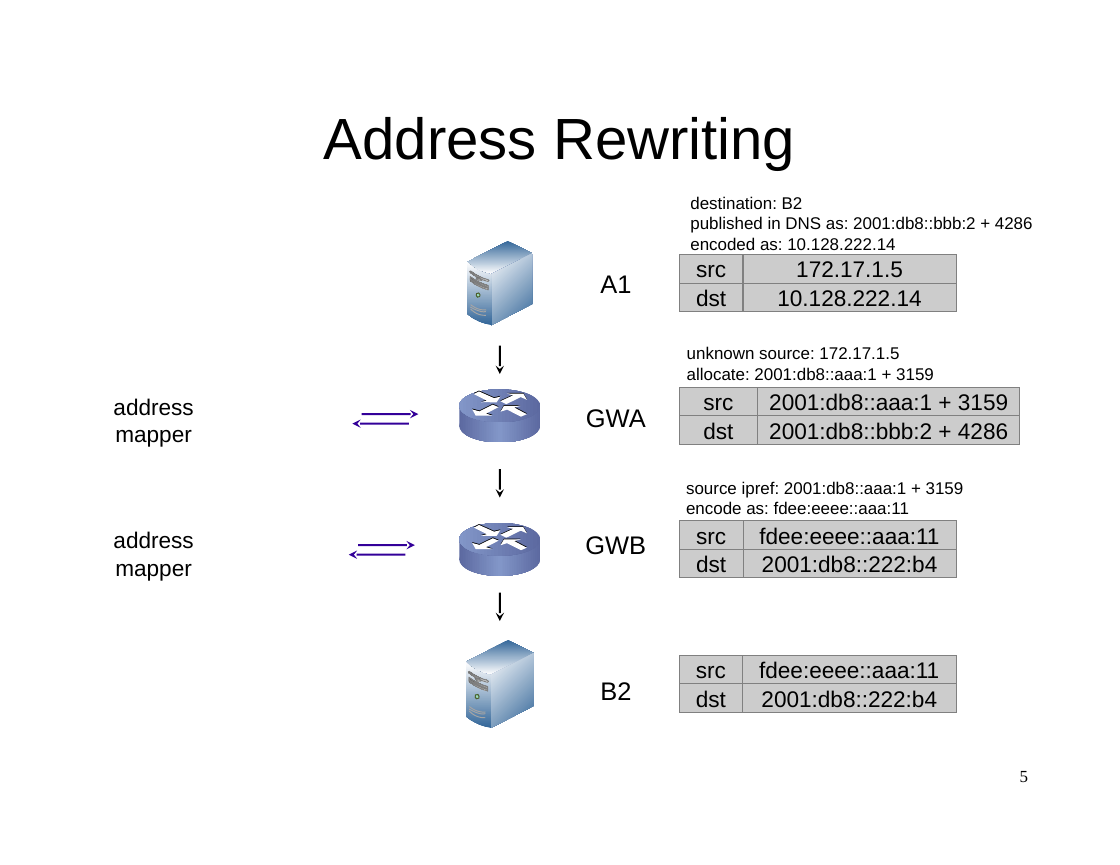
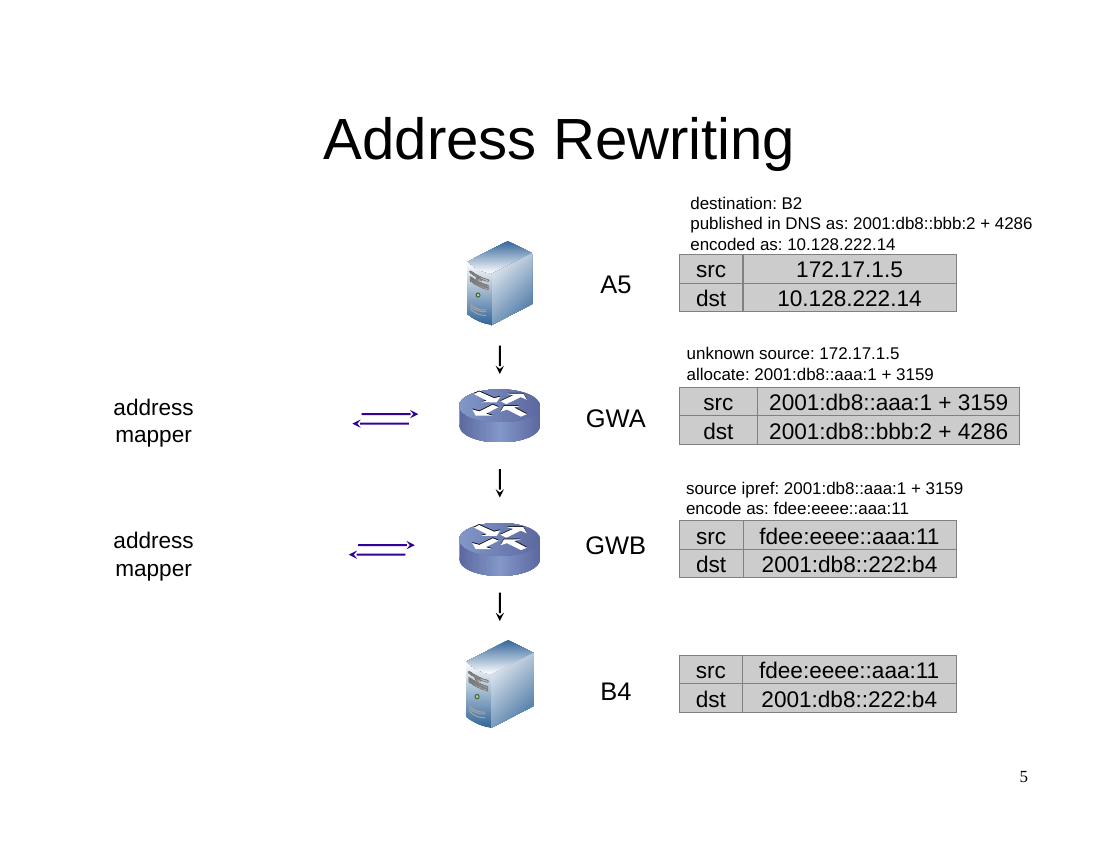
Before and after one commit to ipref/ietf, a slide deck: slide 5 of ipref.slides.ietf-116.yokohama.2023.odp. Drawn at 1120x865 pixels with LibreOffice and Linux fonts; fonts in the diff are those of the drawing. Boxes give left, top, right and bottom in pixels: in the first picture for what was removed or moved away, otherwise in the second. Text is boxed around its words. In the diff, an @@ line names an element or a change of style, - is before the commit and + after.

Commit message:
correct example hosts in Address Rewriting diagram and typos in last slide

```diff
--- a/ipref.slides.ietf-116.yokohama.2023.odp
+++ b/ipref.slides.ietf-116.yokohama.2023.odp
@@ text at (600,275,631,294): text changed @@
-A1
+A5
@@ text at (600,682,631,700): text changed @@
-B2
+B4
```
Also in this commit, not shown: 1 other slide changed.
